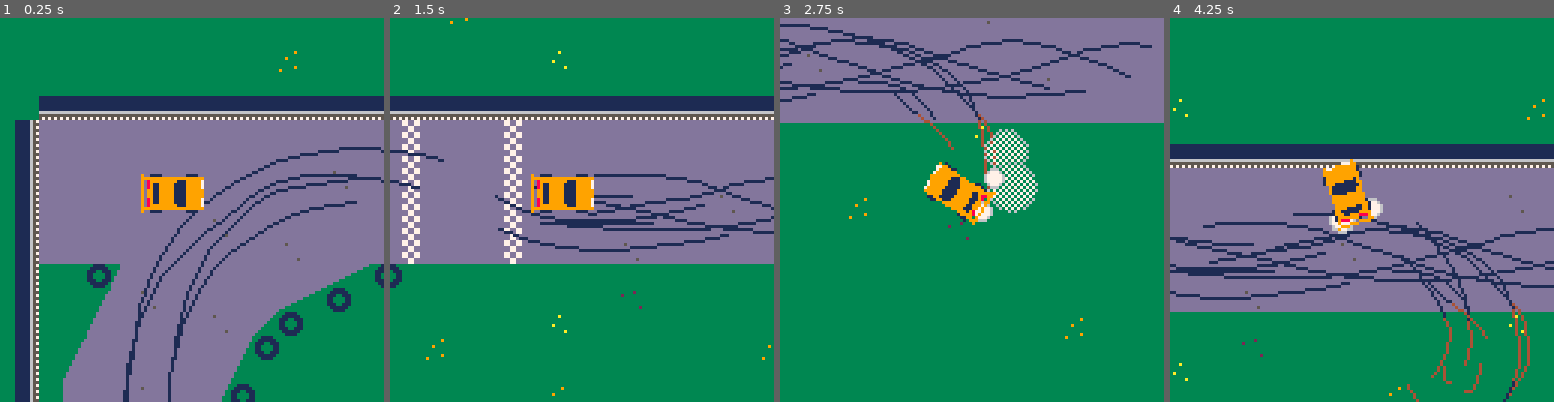
Above: before the commit, frames 1-4 (left to right).
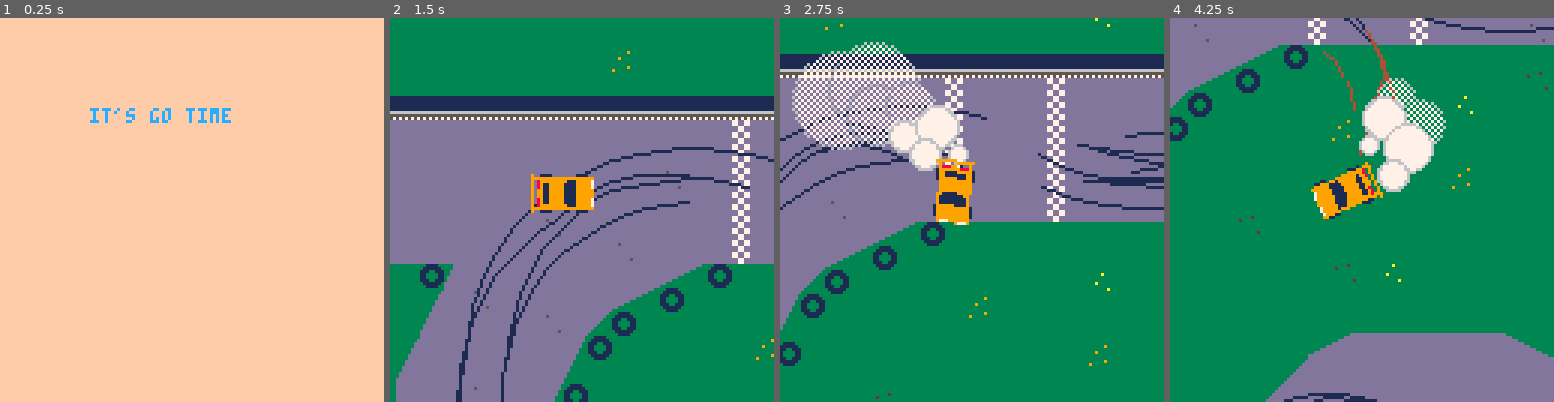
Above: after the commit, the same moments.

Repository: graearea/pico8
Game: PICO-8 cartridge skidmarks.p8
Two runs of this game, one before a commit and one after it. Both use one fixed random seed, a clock stepped at 60 frames per second and the inputs below.
Inputs:
- Up to frame 1 (0.25 s): no input
- Up to frame 2 (1.5 s): tap X (X key) at 0.33, 1.07 s; tap O (Z key) at 0.7 s
- Up to frame 3 (2.75 s): hold Right 1.6-2.1 s; tap O (Z key) at 1.7, 2.1, 2.5 s; tap X (X key) at 1.85 s; hold Right from 2.47 s (still down)
- Up to frame 4 (4.25 s): tap O (Z key) every 0.4 s from 2.9 to 4.1 s; tap X (X key) at 2.97, 4.08 s; release Right at 3.03 s; hold Left 3.08-3.58 s; hold Right from 4.02 s (still down)

The runs differ from the first frame. In frame 1, 100% of the frame differs, in the area x 0-100%, y 0-100%; in frame 2, 25%; in frame 3, 50%; in frame 4, 68%.

Commit message:
fixing to 30fps, need to sort acceleration

Diff:
--- a/skidmarks.p8
+++ b/skidmarks.p8
@@ -4,7 +4,8 @@
 -- main
 skidding=true
 bob=""
-
+started=false
+printed=false
 
 function _init()
 lap_count=0
@@ -21,13 +22,22 @@
 play_ghost=false
 start=42
 finish=41
-sfx(10,1)
+--sfx(10,1)
 print_skids(skids_l)
 end
 
-printed=false
-
-function _update60()
+function drawstart()
+rectfill(0,0,128,128,15)
+print("it's go time",30,30,12)
+end
+
+function _update()
+ --do something
+ drawstart()
+ if(btn(❎)) then
+  started=true
+ end
+ if(started) then
   if (btn(⬅️)) then
    car.steer=clamp(car.steer-0.5,-5,5)
   elseif (btn(➡️)) then
@@ -53,9 +63,11 @@
    d:update()
   end
   record_lap()
+ end
 end
 
 function _draw()
+ if (started) then
   window_x=car.x-58
   window_y=car.y-58
   camera(window_x,window_y)
@@ -73,7 +85,7 @@
   end
   car:draw()
   if bob!="" then printh(bob) end
---  camera()
+ end
 end
 
 function new_lap(now,cnt)
@@ -406,8 +418,7 @@
 -- 7)
 
 function create_smoke(pos,direction)
- --bob="x:
- add_new_dust(pos.x,pos.y,direction.x+rnd(0.6)-0.3,direction.y,10,rnd(2)+2,0.0,7)
+ add_new_dust(pos.x,pos.y,direction.x+rnd(0.6)-0.3,direction.y,15,rnd(2)+2,0.0,7)
 end
 
 function add_new_dust(_x,_y,_dx,_dy,_l,_s,_g,_f)
@@ -423,7 +434,7 @@
      grav=0,
      fade=_f,
      draw=function(self)
-      if self.life>3 then
+      if self.life>4 then
        fillp()
       elseif self.life%2==0 then
        fillp(0b0101101001011010.1)
